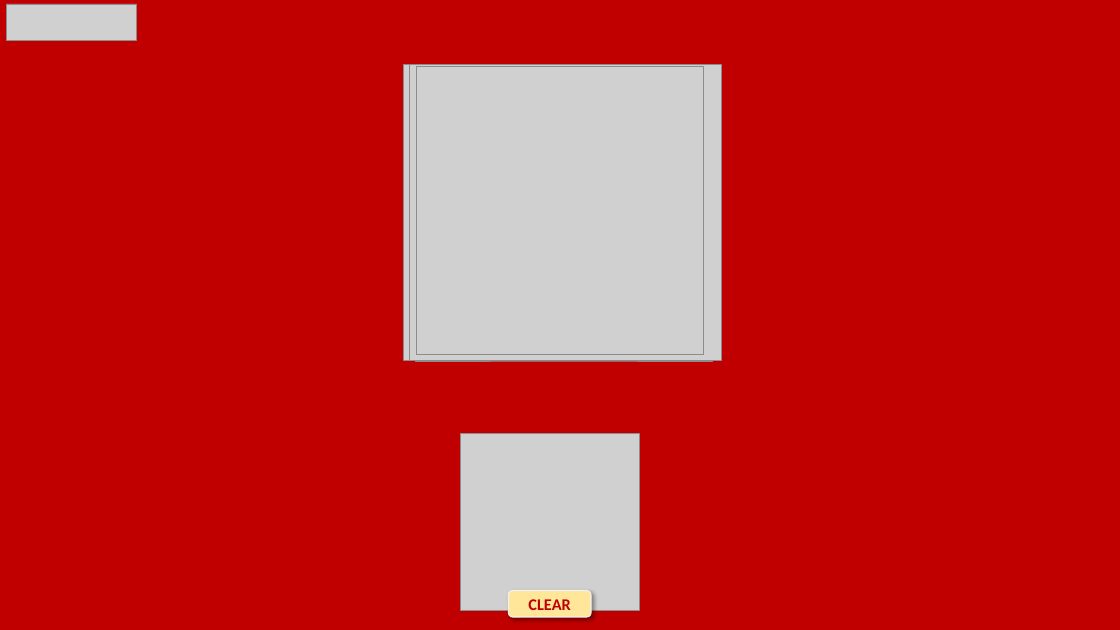
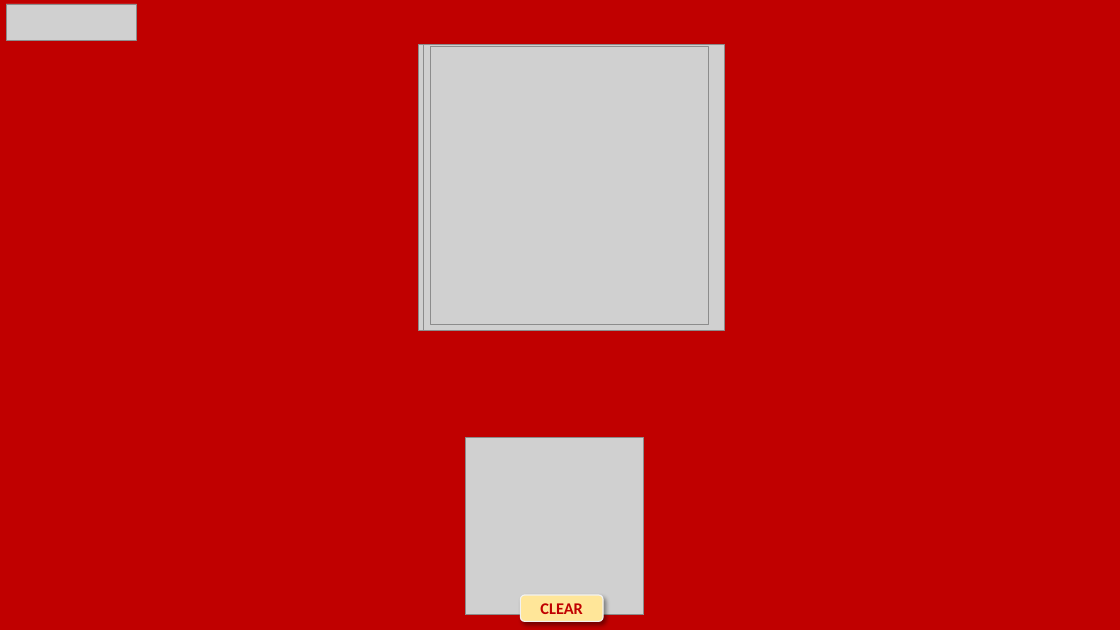
Before and after one commit to eigoganbare/portfolio, a slide deck: slide 1 of portfolio-mini-projects/eigo-ganbare-rolling-dice.ppsx. Drawn at 1120x630 pixels with LibreOffice and Linux fonts; fonts in the diff are those of the drawing; grey boxes stand for pictures. Boxes give left, top, right and bottom in pixels: in the first picture for what was removed or moved away, otherwise in the second. Text is boxed around its words. In the diff, an @@ line names an element or a change of style, - is before the commit and + after.

```diff
--- a/portfolio-mini-projects/eigo-ganbare-rolling-dice.ppsx
+++ b/portfolio-mini-projects/eigo-ganbare-rolling-dice.ppsx
@@ picture: place and size @@
-picture at [404,65,703,361]
+picture at [418,45,707,330]
@@ picture: place and size @@
-picture at [410,65,722,361]
+picture at [424,45,725,330]
@@ picture: place and size @@
-picture at [410,66,708,360]
+picture at [425,45,713,329]
@@ picture: place and size @@
-picture at [416,67,704,355]
+picture at [430,47,708,325]
@@ picture: place and size @@
-picture at [416,65,712,361]
+picture at [430,45,716,330]
@@ picture: place and size @@
-picture at [422,67,687,355]
+picture at [436,47,692,325]
@@ picture: place and size @@
-picture at [460,434,639,611]
+picture at [465,438,644,615]
@@ rounded rectangle "CLEAR": place and size @@
-rounded rectangle "CLEAR" at [508,591,591,617]
+rounded rectangle "CLEAR" at [521,595,603,621]
```
